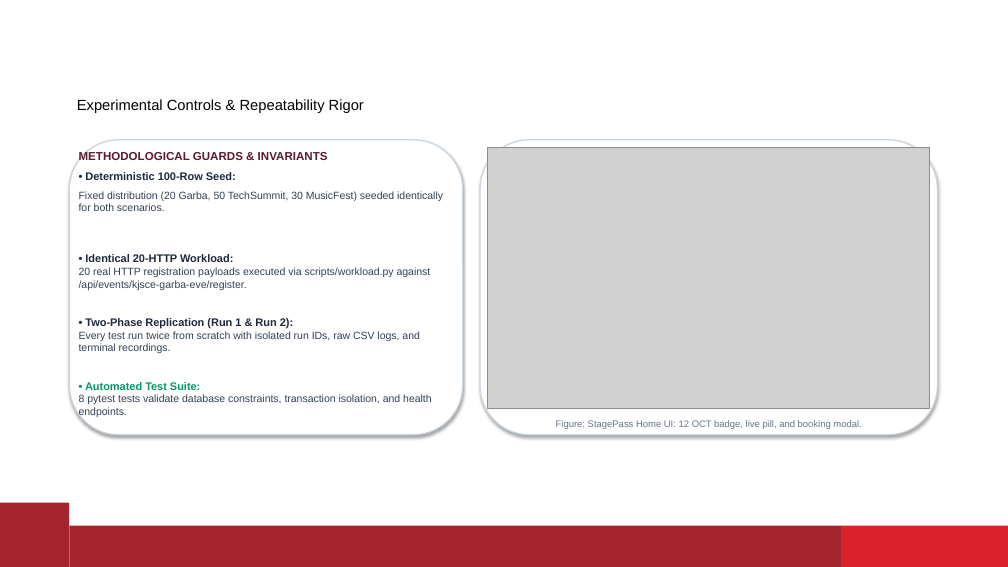
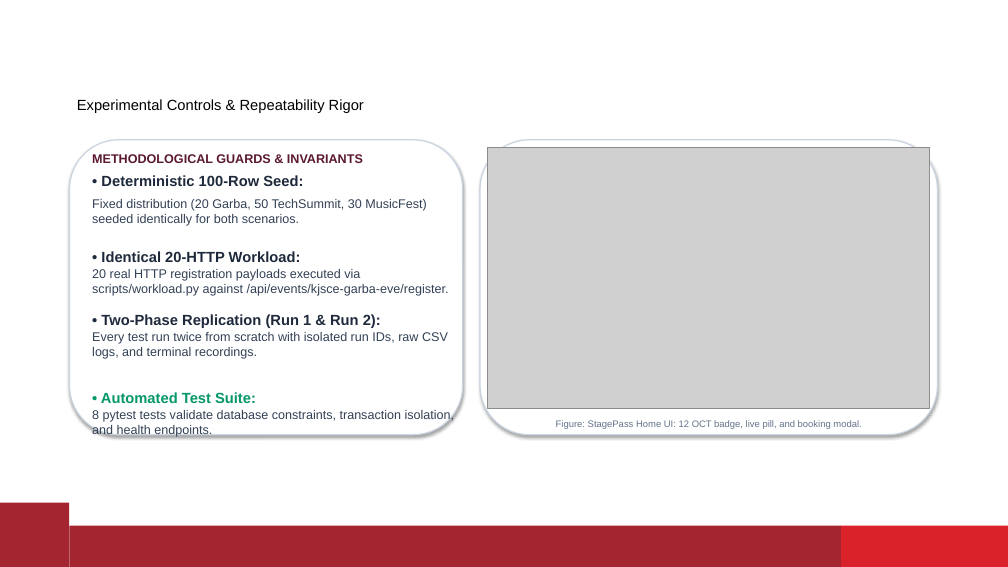
Before and after one commit to Aaryan-Sharma-5/devops_ia, a slide deck: slide 8 of docs/pgbackrest_ia_presentation.pptx. Drawn at 1008x567 pixels with LibreOffice and Linux fonts; fonts in the diff are those of the drawing; grey boxes stand for pictures; background and template pictures are left out. Boxes give left, top, right and bottom in pixels: in the first picture for what was removed or moved away, otherwise in the second. Text is boxed around its words. In the diff, an @@ line names an element or a change of style, - is before the commit and + after.

Commit message:
feat: add pgbackrest case study presentation, report, benchmark results, and build scripts

```diff
--- a/docs/pgbackrest_ia_presentation.pptx
+++ b/docs/pgbackrest_ia_presentation.pptx
@@ text "METHODOLOGICAL GUARDS & INVARIANTS": place and size @@
-text "METHODOLOGICAL GUARDS & INVARIANTS" at [79,151,443,418]
+text "METHODOLOGICAL GUARDS & INVARIANTS" at [92,154,455,437]
@@ text "METHODOLOGICAL GUARDS & INVARIANTS" at [92,154,455,437]: size 11 to 12 pt in "METHODOLOGICAL GUARDS & INVARIANTS"; size 10.5 to 14 pt in "• Deterministic 100-Row Seed:", "• Identical 20-HTTP Workload:", "• Two-Phase Replication (Run 1 & Run ...", "• Automated Test Suite:"; size 10 to 12 pt in "Fixed distribution (20 Garba, 50 TechSummit, 30 ...", "20 real HTTP registration payloads executed via ...", "Every test run twice from scratch with ...", "8 pytest tests validate database constraints, transaction ..." @@
```
Also in this commit, not shown: 11 other slides changed, 13 other files.
